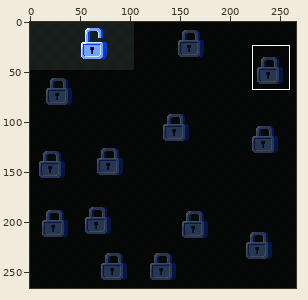
Pixel-art file: public/img/calendar/calendar.aseprite. The first picture is a wide view before the edit; the outline marks the close-up.
Close-up. Earlier state:
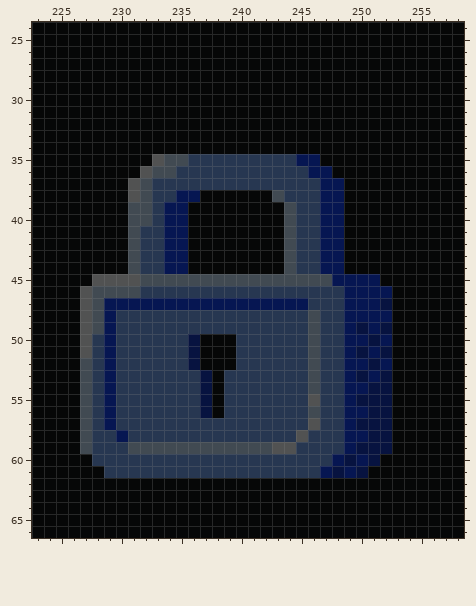
266x266 pixels, 1 frame. Colours within 5 levels of each other are drawn and written as one. Shown: x 223..258, y 24..66. The commit also changed other parts of the picture, which this record leaves out.
Now the later version:
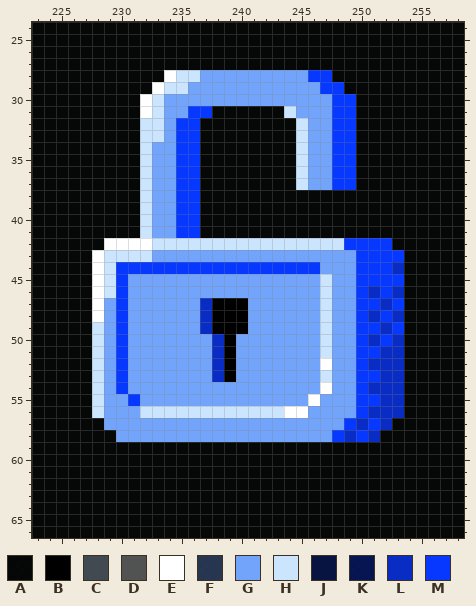
Palette (. is transparent): A #000000f5  B #000000  C #3f474ff8  D #4f4f4ff8  E #ffffff  F #24334ef8  G #73a4fb  H #cce5ff  J #030e3df8  K #02114ff8  L #092cc5  M #0738ff
Changes in this commit:
Changed rows in their new state; - is an unchanged pixel.
Layer "1":
first column x 227:
28 -------EHHGGGGGGGGGMM------
29 ------EHHGGGGGGGGGGGMM-----
30 -----EHGGGGGGGGGGGGGGMM----
31 -----EHGGMM------HGGGMM----
32 -----HHGMM--------HGGMM----
33 -----HHGMM--------HGGMM----
34 -----HGGMM--------HGGMM----
35 -----HGGMMAAAAAAAAHGGMM----
36 -----HGGMMAAAAAAAAHGGMM----
37 ----AHGGMMAAAAAAAAHGGMM----
38 ----AHGGMM------AAAAAA-----
39 ----AHGGMM-------AAAAA-----
40 ----AHGGMM-------AAAAA-----
41 ----AHGGMM-------AAAAA-----
42 --EEEEHHHHHHHHHHHHHHHHMMMM-
43 -EHHHHGGGGGGGGGGGGGGGGGMMMM
44 -EHMMMMMMMMMMMMMMMMMGGGMMML
45 -EHMGGGGGGGGGGGGGGGGHGGMMMM
46 AEHMGGGGGGGGGGGGGGGGHGGMLML
47 AEGMGGGGGGLBBBGGGGGGHGGMMLM
48 AEGMGGGGGGLBBBGGGGGGHGGMLML
49 AHGMGGGGGGLBBBGGGGGGHGGMMLM
50 AHGMGGGGGGGLBGGGGGGGHGGMLML
51 AHGMGGGGGGGLBGGGGGGGHGGMMLL
52 AHGMGGGGGGGLBGGGGGGGEGGMLLL
53 AHGMGGGGGGGLBGGGGGGGHGGMMLL
54 AHGMGGGGGGGGGGGGGGGGEGGMLLL
55 AHGGMGGGGGGGGGGGGGGEGGGMMLL
56 AHGGGHHHHHHHHHHHHEEGGGGMLLL
57 AAGGGGGGGGGGGGGGGGGGGGMLML-
58 AAAGGGGGGGGGGGGGGGGGGMLMLA-
59 AAAAAAAAAAAAAAAAAAAAAAAAAA-
60 -AAAAAAAAAAAAAAAAAAAAAAAA--
61 --AAAAAAAAAAAAAAAAAAAAAA---
